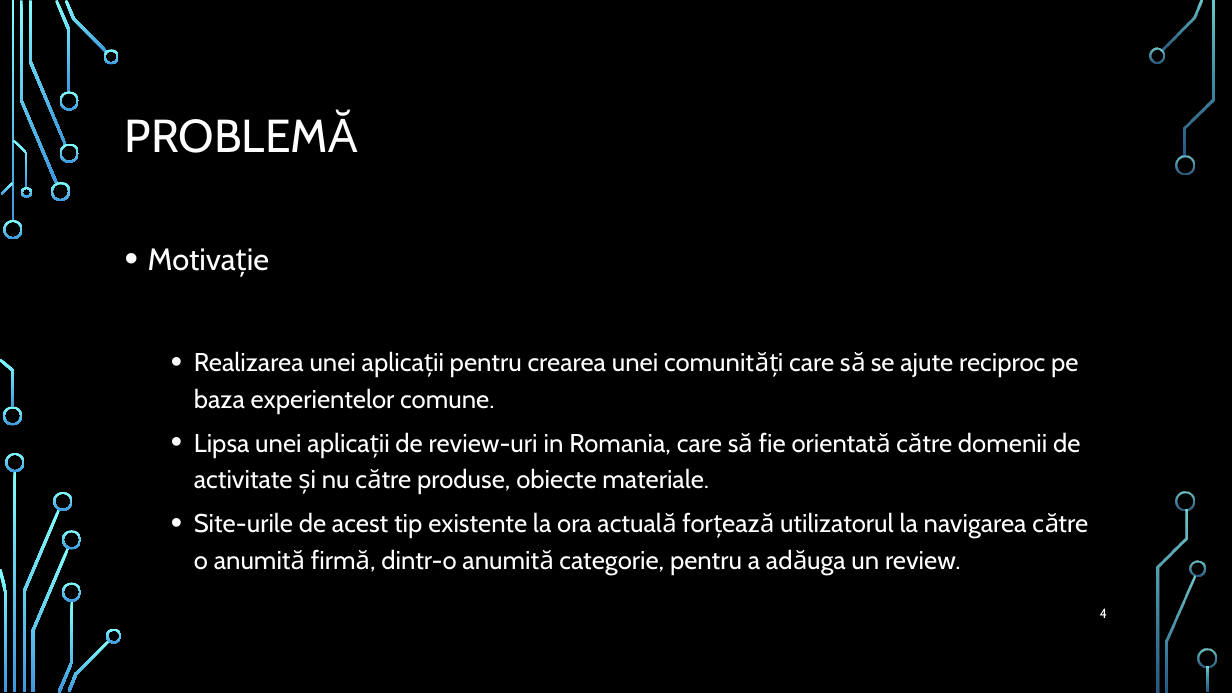
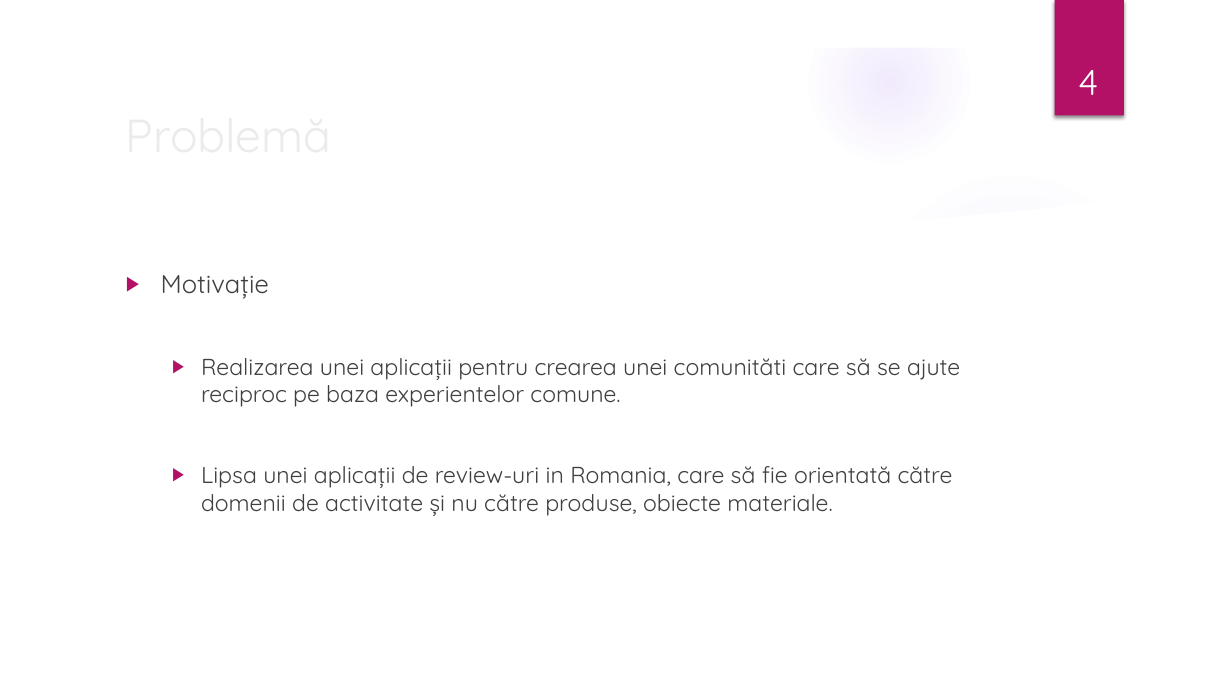
Before and after one commit to ddorian12/Licenta2018BazganDorian, a slide deck: slide 4 of ReviewFactsBest.pptx. Drawn at 1232x693 pixels with LibreOffice and Linux fonts; fonts in the diff are those of the drawing; background and template pictures are left out. Boxes give left, top, right and bottom in pixels: in the first picture for what was removed or moved away, otherwise in the second. Text is boxed around its words. In the diff, an @@ line names an element or a change of style, - is before the commit and + after.

```diff
--- a/ReviewFactsBest.pptx
+++ b/ReviewFactsBest.pptx
@@ group added at [0, 0, 1232, 693]: 5 ellipses, 3 freeform shapes @@
@@ rectangle added at [1055, 0, 1124, 116], fill #B31166 @@
@@ page number: place and size @@
-page number at [1100, 608, 1108, 618]
+page number at [1078, 70, 1098, 95]
@@ page number at [1078, 70, 1098, 95]: size 10.5 to 28 pt, font Cabin to Quicksand; alignment right to centre; vertical alignment middle to bottom @@
@@ title at [125, 113, 358, 153]: text changed; font Cabin to Quicksand; text colour #FFFFFF to #EBEBEB @@
-PROBLEMĂ
+Problemă
@@ text "Motivație": place and size @@
-text "Motivație" at [194, 351, 1080, 575]
+text "Motivație" at [161, 275, 960, 516]
@@ text at [161, 275, 953, 516]: size 24 to 20 pt in "Motivație"; font Cabin to Quicksand, text colour #FFFFFF to #404040 in "Motivație", "Lipsa unei aplicații de review-uri in Romania, ..."; size 20 to 18 pt in "Lipsa unei aplicații de review-uri in Romania, ..."; bullet • to ▶; line spacing 1.2 to 1; more space between paragraphs @@
@@ text at [201, 358, 960, 407]: text changed; size 20 to 18 pt; font Cabin to Quicksand; text colour #FFFFFF to #404040 @@
-  • Realizarea unei aplicații pentru crearea unei comunități care să se ajute reciproc pe baza experientelor comune.
+  ▶ Realizarea unei aplicații pentru crearea unei comunităti care să se ajute reciproc pe baza experientelor comune.
@@ text at [194, 512, 1027, 575]: paragraph removed @@
-  • Site-urile de acest tip existente la ora actuală forțează utilizatorul la navigarea către o anumită firmă, dintr-o anumită categorie, pentru a adăuga un review.
@@ group removed at [0, 0, 1217, 693]: 33 freeform shapes, 3 rectangles @@
```
Also in this commit, not shown: 11 other slides changed, 2 slides added, 1 slide removed.
